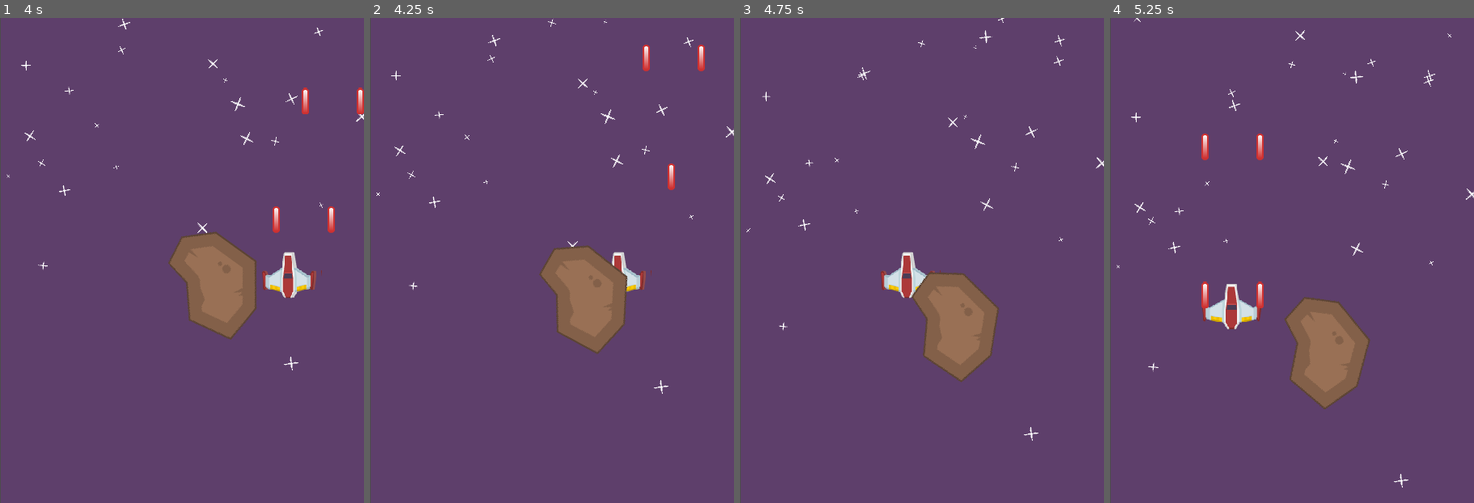
Above: before the commit, frames 1-4 (left to right).
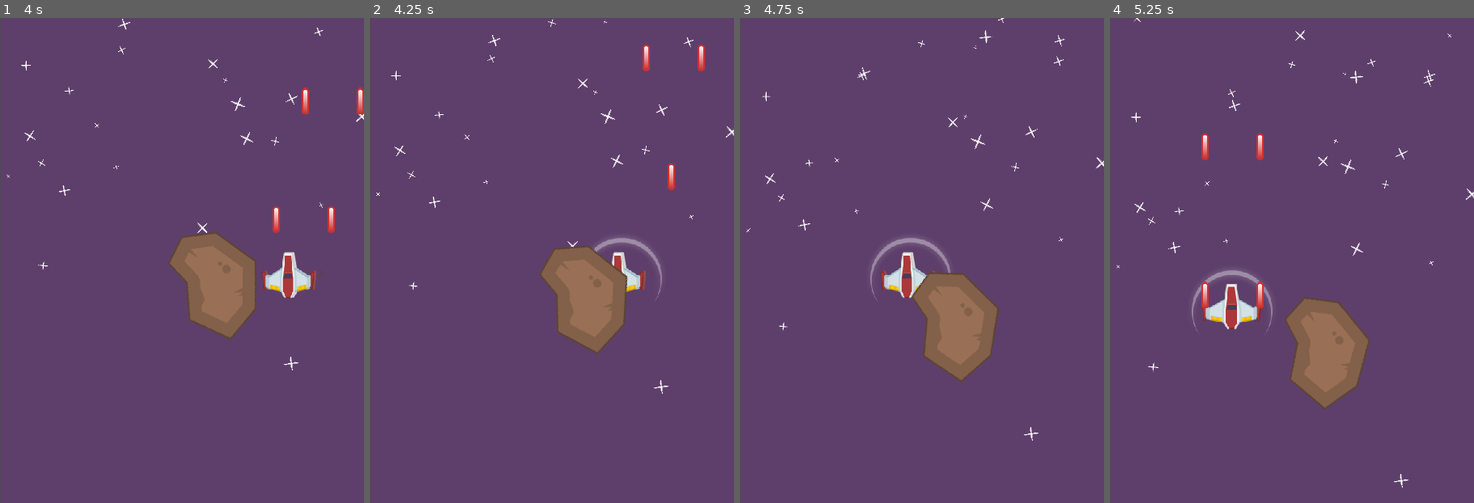
Above: after the commit, the same moments.

Repository: ivaylo-traykov/Yet-Another-Space-Shooter-course-
Game: Godot game, scene res://MainScenes/game.tscn
Same seed, same stepped clock (60 frames per second), same inputs: the game is played once before the commit and once after it.
Inputs:
- Up to frame 1 (4 s): hold D (move_right) 0.53-1.28 s; hold Space (shoot) 0.53-1.28 s; hold S (move_down) 1.28-2.03 s; tap Space (shoot) at 1.35, 2.85 s; hold D (move_right) 2.03-2.78 s; hold Space (shoot) 2.03-2.78 s; hold W (move_up) 2.78-3.53 s; hold A (move_left) from 3.53 s (still down); hold Space (shoot) from 3.53 s (still down)
- Up to frame 2 (4.25 s): keep holding A (move_left); keep holding Space (shoot)
- Up to frame 3 (4.75 s): keep holding A (move_left); release Space (shoot) at 4.28 s; tap Space (shoot) at 4.35 s
- Up to frame 4 (5.25 s): release A (move_left) at 5.03 s; hold S (move_down) from 5.03 s (still down); hold Space (shoot) from 5.03 s (still down)

Frame 1 is identical in both runs. In frame 2, 0.2% of the frame differs, in the area x 61-81%, y 45-58%; in frame 3, 0.3%, in the area x 35-58%, y 45-58%; in frame 4, 0.3%.

Commit message:
Add bullet effect and bulllet hurting the meteors

Diff:
--- a/Bullets/Bullet.gd
+++ b/Bullets/Bullet.gd
@@ -1,6 +1,7 @@
 extends Area2D
 
 var speed : float = 800
+var bullet_effect_scene = preload("res://Bullets/bullet_effect.tscn")
 
 func _physics_process(delta):
 	position.y -= speed * delta
@@ -10,5 +11,8 @@
 
 func _on_area_entered(area):
 	if area.is_in_group("damageable"):
+		var effect = bullet_effect_scene.instantiate()
+		effect.position = position
+		get_parent().add_child(effect)
 		area.take_damage(1)
 		queue_free()
--- a/Bullets/Bullet.tscn
+++ b/Bullets/Bullet.tscn
@@ -15,9 +15,11 @@
 texture = ExtResource("2_m4u76")
 
 [node name="CollisionShape2D" type="CollisionShape2D" parent="."]
+visible = false
 shape = SubResource("CapsuleShape2D_a8am4")
 
 [node name="VisibleOnScreenNotifier2D" type="VisibleOnScreenNotifier2D" parent="."]
+visible = false
 position = Vector2(1.19209e-07, 0.500001)
 scale = Vector2(0.7, 1.95)
 
--- /dev/null
+++ b/Bullets/bullet_effect.gd
@@ -0,0 +1,4 @@
+extends Sprite2D
+
+func _on_timer_timeout():
+	queue_free()
--- /dev/null
+++ b/Bullets/bullet_effect.tscn
@@ -0,0 +1,16 @@
+[gd_scene load_steps=3 format=3 uid="uid://ce31psw2ehxxb"]
+
+[ext_resource type="Script" path="res://Bullets/bullet_effect.gd" id="1_3eqt6"]
+[ext_resource type="Texture2D" uid="uid://brjnnqr470q4o" path="res://Assets/laserRedShot.png" id="1_53sw0"]
+
+[node name="BulletEffect" type="Sprite2D"]
+scale = Vector2(0.5, 0.5)
+texture = ExtResource("1_53sw0")
+script = ExtResource("1_3eqt6")
+
+[node name="Timer" type="Timer" parent="."]
+wait_time = 0.05
+one_shot = true
+autostart = true
+
+[connection signal="timeout" from="Timer" to="." method="_on_timer_timeout"]
--- a/Meteor/Meteor.gd
+++ b/Meteor/Meteor.gd
@@ -6,12 +6,17 @@
 @export var max_rotation_rate: float = 20
 @export var life: int = 20
 
+var player_in_area = null
 var speed = 0
 var rotation_rate = 0
 
 func _ready():
 	speed = randf_range(min_speed, max_speed)
 	rotation_rate = randf_range(min_rotation_rate, max_rotation_rate)
+
+func _process(delta):
+	if player_in_area:
+		player_in_area.take_damage(1)
 
 func _physics_process(delta):
 	rotation_degrees += rotation_rate * delta
@@ -24,3 +29,13 @@
 
 func _on_visible_on_screen_enabler_2d_screen_exited():
 	queue_free()
+
+
+func _on_area_entered(area):
+	if area is Player:
+		player_in_area = area
+
+
+func _on_area_exited(area):
+	if area is Player:
+		player_in_area = null
--- a/Meteor/Meteor.tscn
+++ b/Meteor/Meteor.tscn
@@ -18,4 +18,6 @@
 position = Vector2(1.50001, -1.5)
 scale = Vector2(7.05, 5.95)
 
+[connection signal="area_entered" from="." to="." method="_on_area_entered"]
+[connection signal="area_exited" from="." to="." method="_on_area_exited"]
 [connection signal="screen_exited" from="VisibleOnScreenEnabler2D" to="." method="_on_visible_on_screen_enabler_2d_screen_exited"]
--- a/Player/Player.gd
+++ b/Player/Player.gd
@@ -1,13 +1,21 @@
 extends Area2D
+class_name Player
 
 @export var speed: float = 100
+@export var life: int = 3
 @onready var anim = $AnimatedSprite2D
 @onready var bullet_scene = preload("res://Bullets/Bullet.tscn")
 @onready var guns = $Guns
 @onready var fire_cooldown_timer = $FireCooldown
+@onready var shield_timer = $ShieldTimer
+@onready var shield_sprite = $Shield
 
 var vel := Vector2(0, 0)
 var fire_cooldown: float = 0.15
+var shield_cooldown = 1.5
+
+func _ready():
+	shield_sprite.visible = false
 
 func _process(delta):
 	if vel.x > 0:
@@ -46,3 +54,21 @@
 
 	position.x = clamp(position.x, 0, viewRect.size.x)
 	position.y = clamp(position.y, 0, viewRect.size.y)
+
+func take_damage(amount: int):
+	if not shield_timer.is_stopped():
+		return
+
+	shield_timer.start(shield_cooldown)
+	shield_sprite.visible = true
+	life -= amount
+	print("Player life: %s" % life)
+
+	if life <= 0:
+		print("PLAYER DIED")
+		queue_free()
+
+
+
+func _on_shield_timer_timeout():
+	shield_sprite.visible = false
--- a/Player/Player.tscn
+++ b/Player/Player.tscn
@@ -1,7 +1,8 @@
-[gd_scene load_steps=8 format=3 uid="uid://wv5ckum87ipp"]
+[gd_scene load_steps=9 format=3 uid="uid://wv5ckum87ipp"]
 
 [ext_resource type="Texture2D" uid="uid://ncthjpprr2de" path="res://Assets/player_sheet.png" id="1_f3uxa"]
 [ext_resource type="Script" path="res://Player/Player.gd" id="1_hlkjc"]
+[ext_resource type="Texture2D" uid="uid://jvpqyt0u1f45" path="res://Assets/shield.png" id="3_4g0ee"]
 
 [sub_resource type="AtlasTexture" id="AtlasTexture_2isdm"]
 atlas = ExtResource("1_f3uxa")
@@ -68,3 +69,13 @@
 [node name="FireCooldown" type="Timer" parent="."]
 wait_time = 0.5
 one_shot = true
+
+[node name="ShieldTimer" type="Timer" parent="."]
+one_shot = true
+
+[node name="Shield" type="Sprite2D" parent="."]
+position = Vector2(0, -9)
+scale = Vector2(0.75, 0.75)
+texture = ExtResource("3_4g0ee")
+
+[connection signal="timeout" from="ShieldTimer" to="." method="_on_shield_timer_timeout"]
